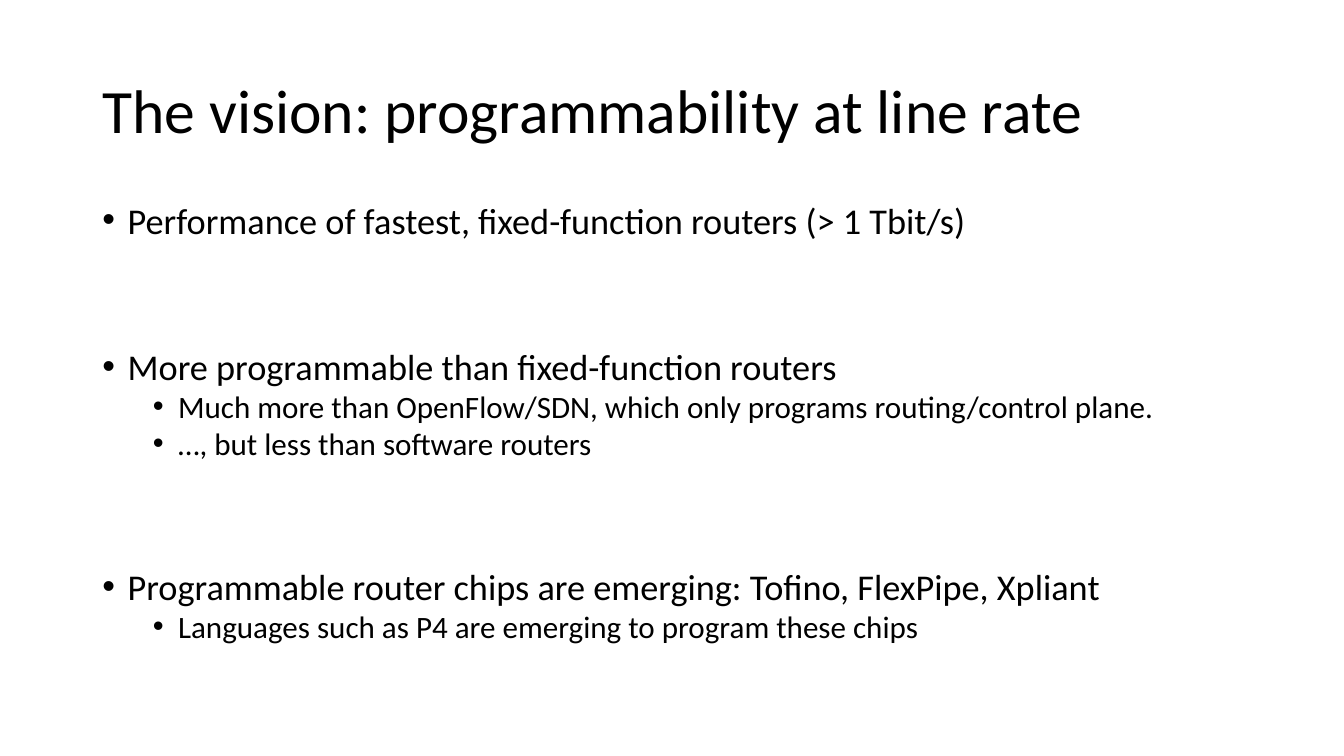
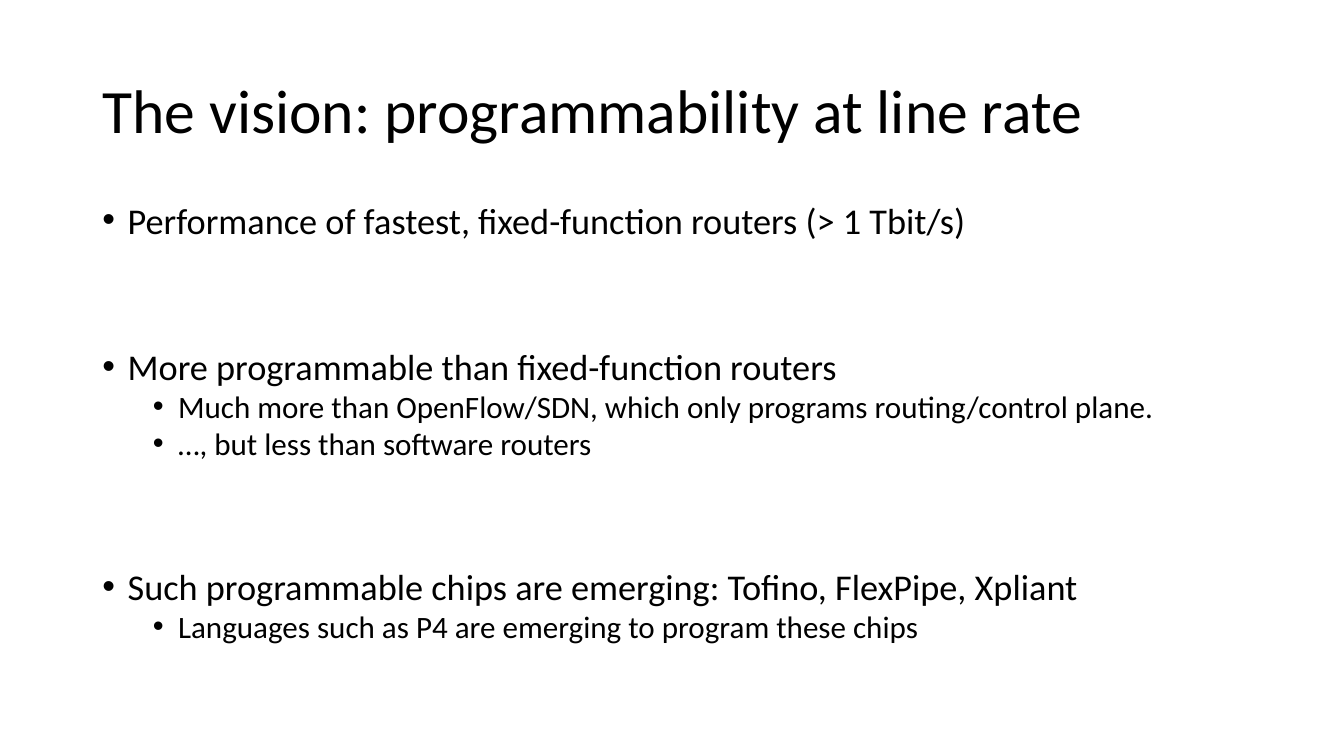
Before and after one commit to anirudhSK/pifo-domino-marple-ppts, a slide deck: slide 7 of combined_domino_pifo.pptx. Drawn at 1344x756 pixels with LibreOffice and Linux fonts; fonts in the diff are those of the drawing. Boxes give left, top, right and bottom in pixels: in the first picture for what was removed or moved away, otherwise in the second. Text is boxed around its words. In the diff, an @@ line names an element or a change of style, - is before the commit and + after.

```diff
--- a/combined_domino_pifo.pptx
+++ b/combined_domino_pifo.pptx
@@ text at box(128, 574, 1078, 607): text changed @@
-• Programmable router chips are emerging: Tofino, FlexPipe, Xpliant
+• Such programmable chips are emerging: Tofino, FlexPipe, Xpliant
```
